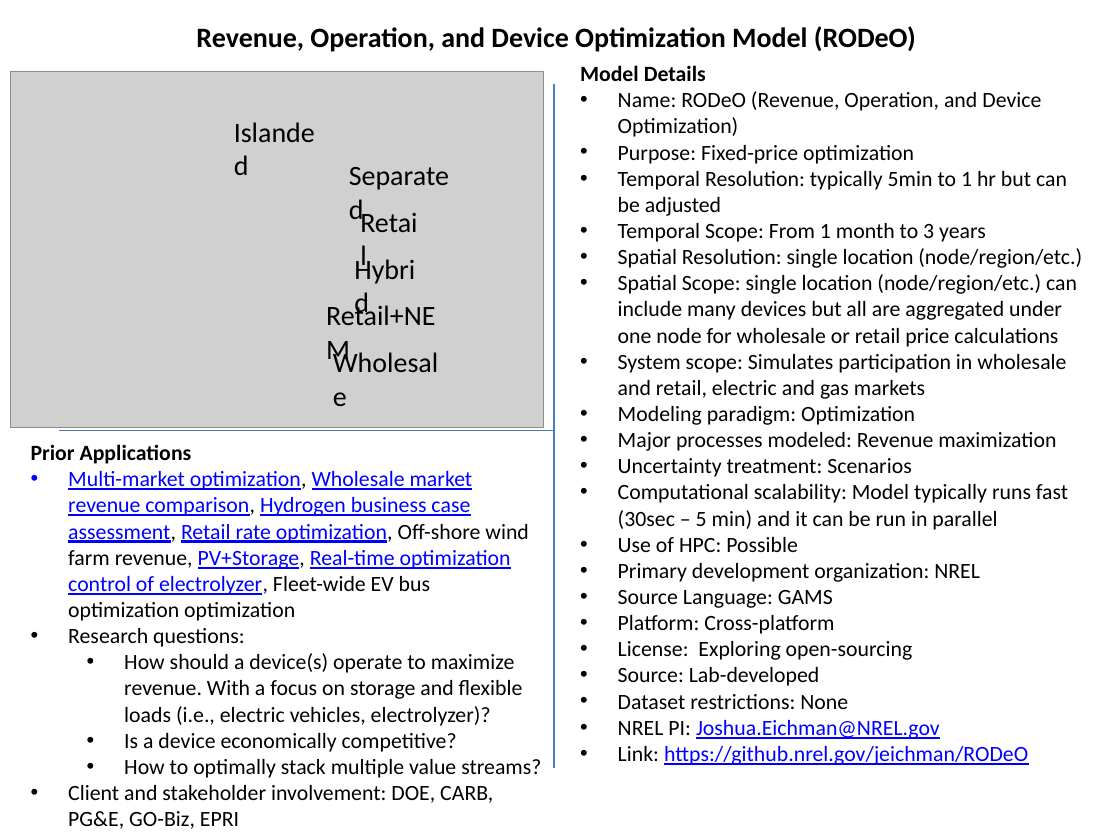
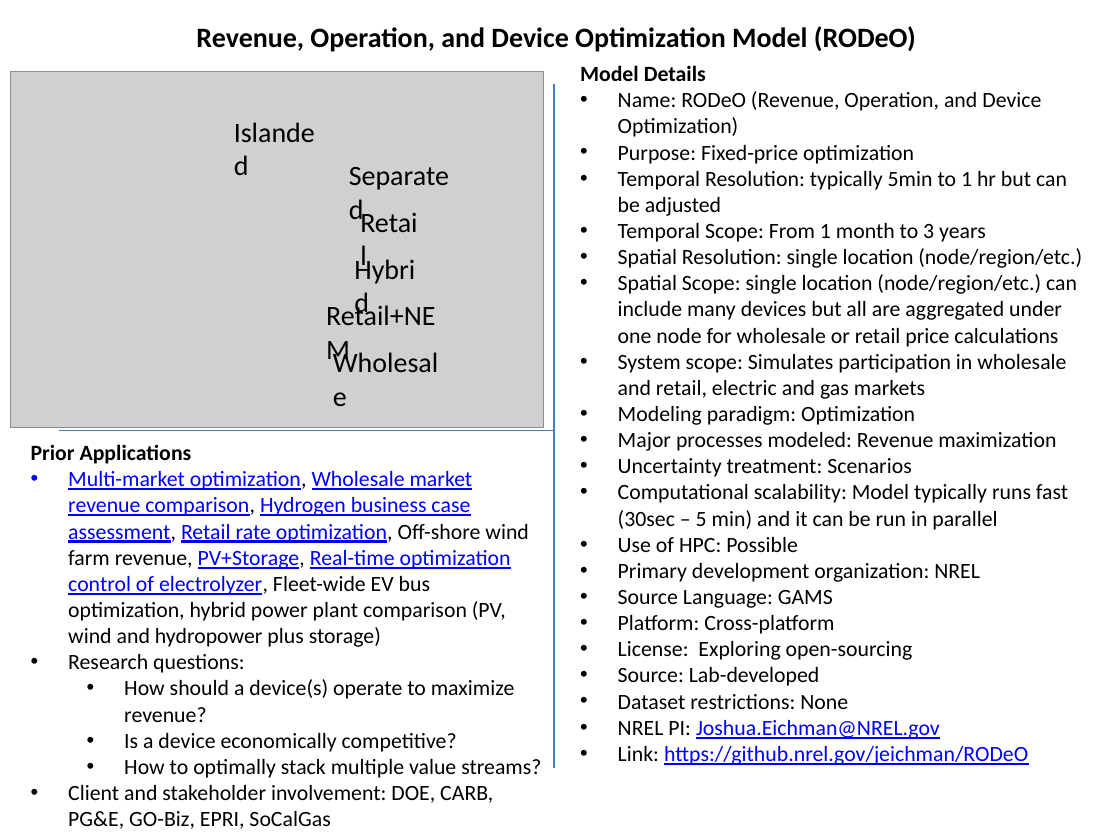
Before and after one commit to NREL/RODeO, a slide deck: slide 1 of Model Slide RODeO.pptx. Drawn at 1120x840 pixels with LibreOffice and Linux fonts; fonts in the diff are those of the drawing; grey boxes stand for pictures. Boxes give left, top, right and bottom in pixels: in the first picture for what was removed or moved away, otherwise in the second. Text is boxed around its words. In the diff, an @@ line names an element or a change of style, - is before the commit and + after.

```diff
--- a/Model Slide RODeO.pptx
+++ b/Model Slide RODeO.pptx
@@ text at (x1=68, y1=471, x2=528, y2=647): text changed @@
-• Multi-market optimization, Wholesale market revenue comparison, Hydrogen business case assessment, Retail rate optimization, Off-shore wind farm revenue, PV+Storage, Real-time optimization control of electrolyzer, Fleet-wide EV bus optimization optimization
+• Multi-market optimization, Wholesale market revenue comparison, Hydrogen business case assessment, Retail rate optimization, Off-shore wind farm revenue, PV+Storage, Real-time optimization control of electrolyzer, Fleet-wide EV bus optimization, hybrid power plant comparison (PV, wind and hydropower plus storage)
@@ text at (x1=124, y1=679, x2=515, y2=722): text changed @@
-  • How should a device(s) operate to maximize revenue. With a focus on storage and flexible loads (i.e., electric vehicles, electrolyzer)?
+  • How should a device(s) operate to maximize revenue?
@@ text at (x1=68, y1=785, x2=493, y2=829): text changed @@
-• Client and stakeholder involvement: DOE, CARB, PG&E, GO-Biz, EPRI
+• Client and stakeholder involvement: DOE, CARB, PG&E, GO-Biz, EPRI, SoCalGas
```
Also in this commit, not shown: 1 slide removed, 3 other files.
